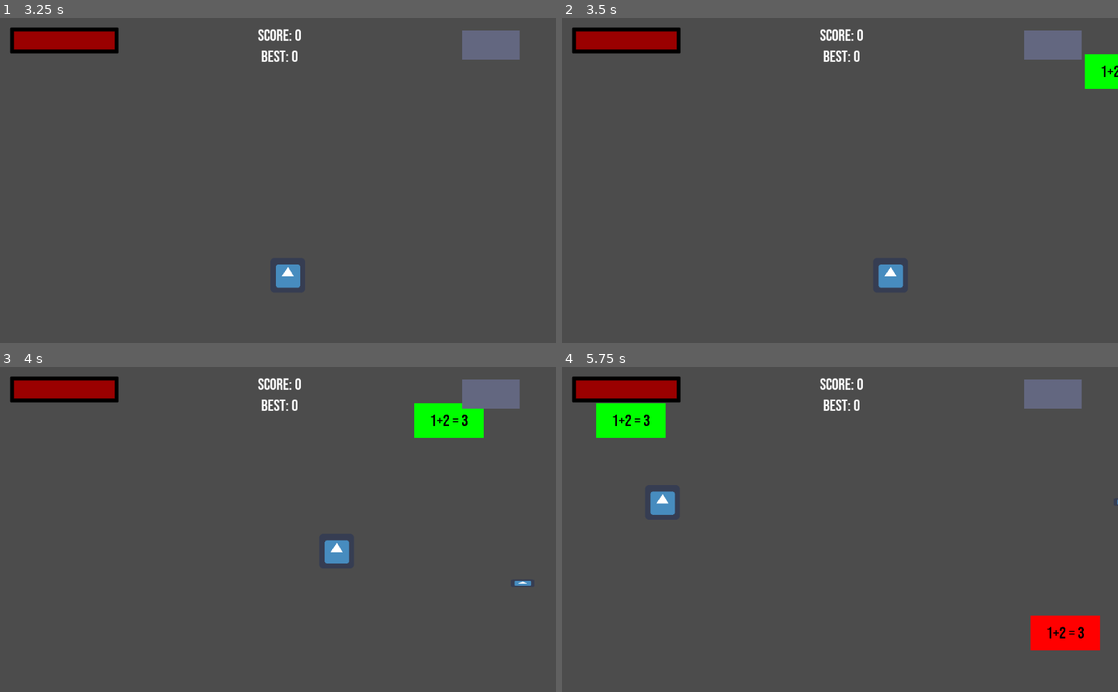
Above: before the commit, frames 1-4 (two rows, left to right).
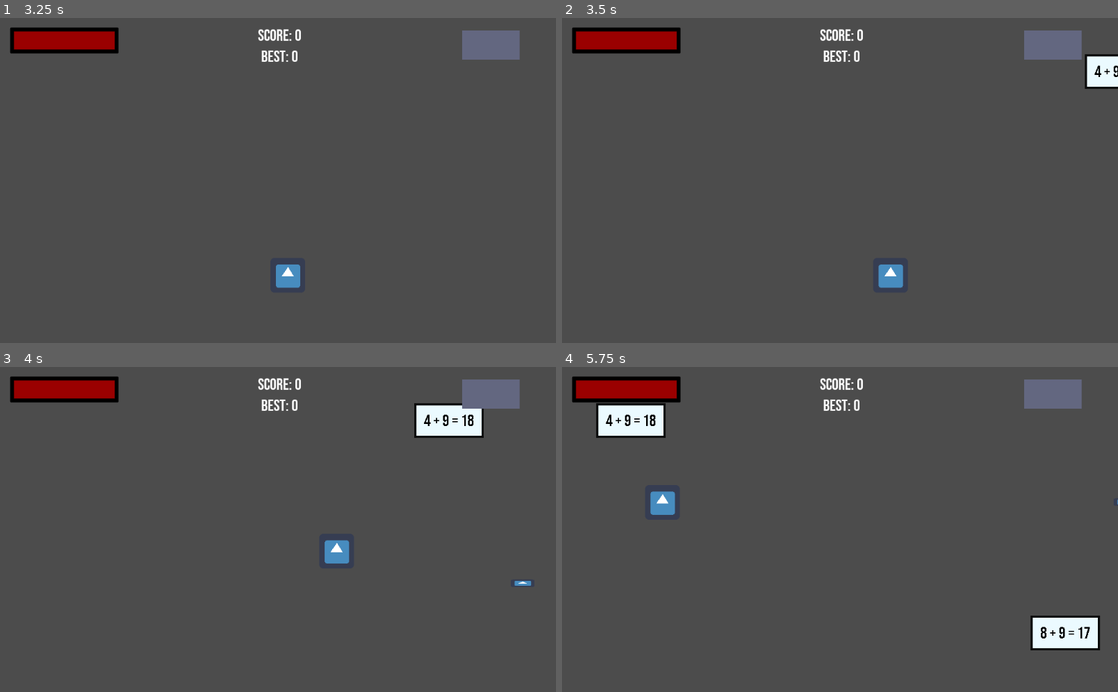
Above: after the commit, the same moments.

Repository: MarinMario/grigore-game-for-school
Game: Godot game, scene res://menu/main_menu.tscn
The game is run twice, just before and just after one commit, with the same random seed, the same clock (stepped at 60 frames per second) and the same inputs. The engine's default icon, where the game draws it, is replaced by a stand-in: a white triangle on a blue panel in a dark square.
Inputs (mouse positions are in pixels of both pictures, inside the frame that each line leads up to):
- Up to frame 1 (3.25 s): click (94, 216) at 0.5 s; tap Enter (ui_accept) at 1.25, 1.52, 2.27 s; hold Right (ui_right) 1.28-2.03 s; hold Down (ui_down) 2.03-2.78 s; hold Right (ui_right) from 2.78 s (still down)
- Up to frame 2 (3.5 s): keep holding Right (ui_right)
- Up to frame 3 (4 s): release Right (ui_right) at 3.53 s; hold Up (ui_up) from 3.53 s (still down); tap Enter (ui_accept) at 3.77 s
- Up to frame 4 (5.75 s): release Up (ui_up) at 4.28 s; hold Left (ui_left) from 4.28 s (still down); tap Enter (ui_accept) at 4.52, 5.27 s

Frame 1 is identical in both runs. In frame 2, 0.6% of the frame differs, in the area x 94-100%, y 11-22%; in frame 3, 1.3%; in frame 4, 2.7%, in the area x 6-97%, y 11-88%.

Commit message:
commit idk 3

Diff:
--- a/Grigore Game/bullet/bullet.gd
+++ b/Grigore Game/bullet/bullet.gd
@@ -11,3 +11,8 @@
 func _on_bullet_area_entered(area):
 	if area.is_in_group("enemy"):
 		area.die()
+		call_deferred("disable_c")
+
+func disable_c():
+	$CollisionShape2D.disabled = true
+	$Sprite.visible = false
--- a/Grigore Game/enemy/enemy.gd
+++ b/Grigore Game/enemy/enemy.gd
@@ -1,18 +1,27 @@
 extends Area2D
 
-var types = ["good", "bad"]
+var types = ["bad", "good"]
 var type: String
 var state := "enemy"
+var num1; var num2; var num3;
 
 func _ready():
+	randomize()
 	self.global_position.y = rand_range(50, 550)
 	self.global_position.x = 1200
 
 	type = types[randi() % types.size()]
-	if type == "bad":
-		$sprite.modulate = Color(100, 0, 0)
+	num1 = int(rand_range(0, 10))
+	num2 = int(rand_range(0, 10))
+
+	if type == "good":
+		num3 = num1 + num2
 	else:
-		$sprite.modulate= Color(0, 100, 0)
+		num3 = int(rand_range(0, 20))
+		while num3 == num1 + num2:
+			num3 = int(rand_range(0, 20))
+
+	$Label.text = str(num1) + " + " + str(num2) + " = " + str(num3)
 
 func _physics_process(delta):
 	self.global_position.x -= global.enemy_speed * delta
@@ -23,7 +32,14 @@
 	$sprite.play(state)
 
 func die():
-	global.score += 1 if type == "bad" else -1
+	if type == "bad":
+		global.score += 1
+		spawn_score_feedback("+")
+	else:
+		global.score -= 1
+		spawn_score_feedback("-")
+
+
 	if global.score < 0: global.score = 0
 	call_deferred("disable_collision")
 	state = "explosion"
@@ -36,3 +52,13 @@
 
 func disable_collision():
 	$CollisionShape2D.disabled = true
+
+func spawn_score_feedback(semn):
+	var score_feedback = global.SCORE_FEEDBACK.instance()
+	score_feedback.semn = semn
+	score_feedback.global_position = Vector2(
+									rand_range(400, 600),
+									rand_range(100, 300)
+									)
+
+	get_parent().add_child(score_feedback)
--- a/Grigore Game/enemy/enemy.tscn
+++ b/Grigore Game/enemy/enemy.tscn
@@ -9,7 +9,7 @@
 [ext_resource path="res://enemy/explosion 5.png" type="Texture" id=7]
 
 [sub_resource type="RectangleShape2D" id=1]
-extents = Vector2( 44.685, 21.7755 )
+extents = Vector2( 22.9336, 31.5814 )
 
 [sub_resource type="SpriteFrames" id=2]
 animations = [ {
--- a/Grigore Game/global/global.gd
+++ b/Grigore Game/global/global.gd
@@ -4,6 +4,7 @@
 var best := 0
 
 const BULLET = preload("res://bullet/bullet.tscn")
+const SCORE_FEEDBACK = preload("res://world/score_feedback.tscn")
 
 
 const ENEMY = preload("res://enemy/enemy.tscn")
--- /dev/null
+++ b/Grigore Game/world/score_feedback.gd
@@ -0,0 +1,17 @@
+extends Node2D
+
+var semn = "+"
+
+func _ready():
+	$anim.play("ready")
+
+func _process(delta):
+	$label/label.text = semn
+
+	if semn == "+":
+		$label/label.modulate = Color(0.1, 0.5, 0.1)
+	else:
+		$label/label.modulate = Color(0.5, 0.1, 0.1)
+
+func _on_anim_animation_finished(anim_name):
+	self.queue_free()
--- /dev/null
+++ b/Grigore Game/world/score_feedback.tscn
@@ -0,0 +1,71 @@
+[gd_scene load_steps=5 format=2]
+
+[ext_resource path="res://world/score_feedback.gd" type="Script" id=1]
+
+[sub_resource type="DynamicFontData" id=1]
+font_path = "res://world/BebasNeue-Regular.ttf"
+
+[sub_resource type="DynamicFont" id=2]
+size = 300
+font_data = SubResource( 1 )
+
+[sub_resource type="Animation" id=3]
+resource_name = "ready"
+length = 0.5
+tracks/0/type = "value"
+tracks/0/path = NodePath("label:scale")
+tracks/0/interp = 1
+tracks/0/loop_wrap = true
+tracks/0/imported = false
+tracks/0/enabled = true
+tracks/0/keys = {
+"times": PoolRealArray( 0, 0.5 ),
+"transitions": PoolRealArray( 1, 1 ),
+"update": 0,
+"values": [ Vector2( 1e-005, 1e-005 ), Vector2( 1, 1 ) ]
+}
+tracks/1/type = "value"
+tracks/1/path = NodePath("label:position")
+tracks/1/interp = 1
+tracks/1/loop_wrap = true
+tracks/1/imported = false
+tracks/1/enabled = true
+tracks/1/keys = {
+"times": PoolRealArray( 0, 0.5 ),
+"transitions": PoolRealArray( 1, 1 ),
+"update": 0,
+"values": [ Vector2( 0, 0 ), Vector2( 0, -100 ) ]
+}
+tracks/2/type = "value"
+tracks/2/path = NodePath("label:modulate")
+tracks/2/interp = 1
+tracks/2/loop_wrap = true
+tracks/2/imported = false
+tracks/2/enabled = true
+tracks/2/keys = {
+"times": PoolRealArray( 0.00147902, 0.3, 0.5 ),
+"transitions": PoolRealArray( 1, 1, 1 ),
+"update": 0,
+"values": [ Color( 1, 1, 1, 1 ), Color( 1, 1, 1, 1 ), Color( 1, 1, 1, 0 ) ]
+}
+
+[node name="score_feedback" type="Node2D"]
+script = ExtResource( 1 )
+
+[node name="label" type="Node2D" parent="."]
+modulate = Color( 1, 1, 1, 0 )
+position = Vector2( 0, -100 )
+
+[node name="label" type="Label" parent="label"]
+margin_left = -59.7214
+margin_top = -165.471
+margin_right = 60.2786
+margin_bottom = 194.529
+custom_fonts/font = SubResource( 2 )
+text = "+"
+align = 1
+valign = 1
+
+[node name="anim" type="AnimationPlayer" parent="."]
+anims/ready = SubResource( 3 )
+[connection signal="animation_finished" from="anim" to="." method="_on_anim_animation_finished"]
--- a/Grigore Game/world/world.gd
+++ b/Grigore Game/world/world.gd
@@ -7,6 +7,7 @@
 var spawn_enemy_timer := 0.0
 
 func _physics_process(delta):
+	randomize()
 	spawn_enemy_timer += delta
 	if spawn_enemy_timer > 2:
 		spawn_enemy_timer = 0
